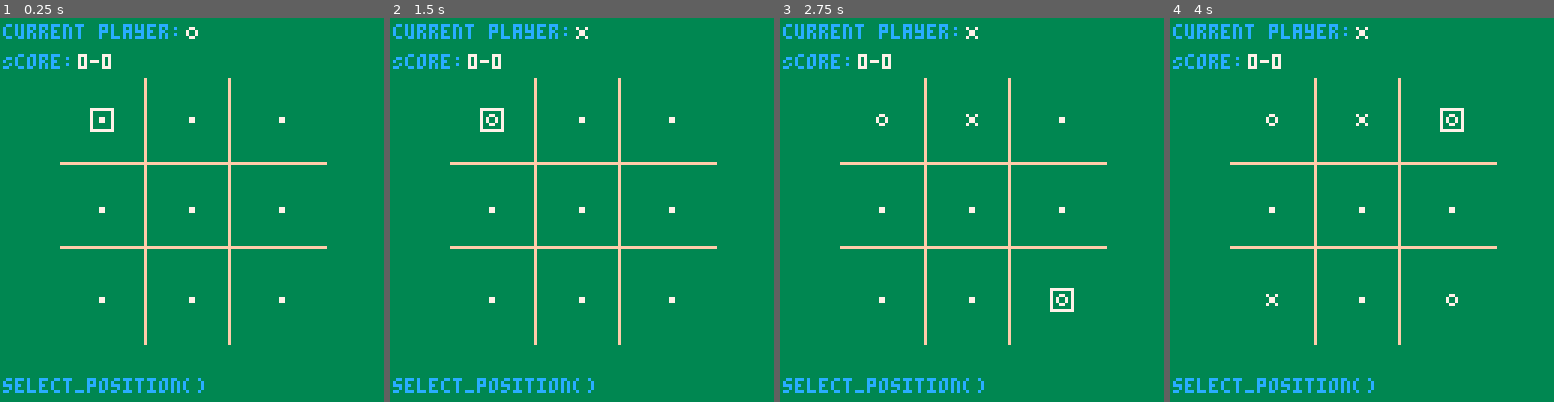
Above: before the commit, frames 1-4 (left to right).
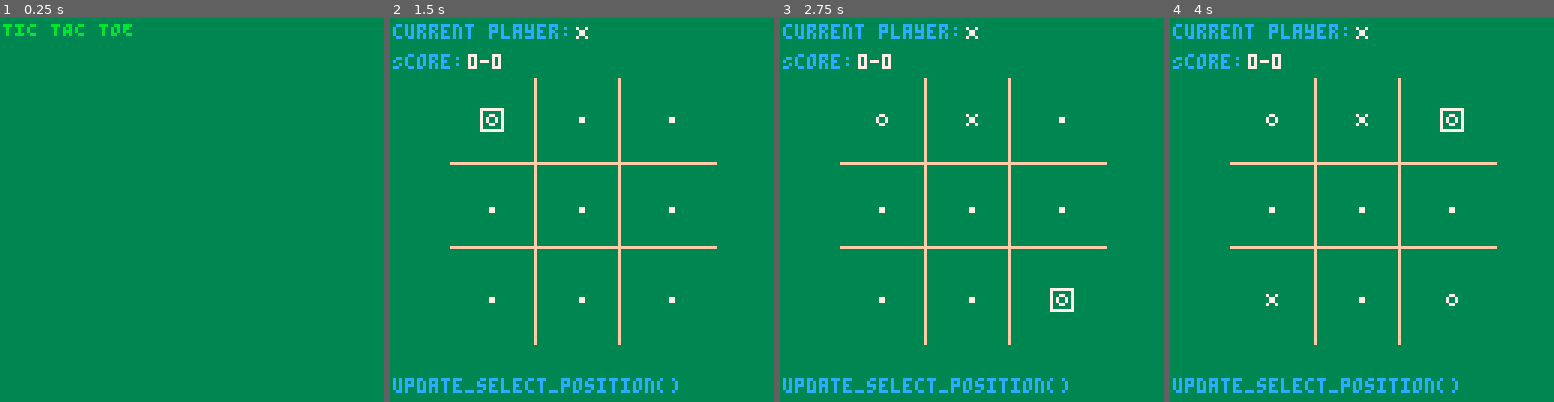
Above: after the commit, the same moments.

Repository: EmreMotan/TicTacToe
Game: PICO-8 cartridge tictactoe.p8
Same seed, same stepped clock (60 frames per second), same inputs: the game is played once before the commit and once after it.
Inputs:
- Up to frame 1 (0.25 s): no input
- Up to frame 2 (1.5 s): tap X (X key) at 0.33, 1.07 s; tap O (Z key) at 0.7 s
- Up to frame 3 (2.75 s): hold Right 1.6-2.1 s; tap O (Z key) at 1.7, 2.1, 2.5 s; tap X (X key) at 1.85 s; hold Up 2.15-2.42 s; hold Right from 2.47 s (still down)
- Up to frame 4 (4 s): tap O (Z key) at 2.9, 3.3, 3.7 s; tap X (X key) at 2.97 s; release Right at 3.03 s; hold Left 3.08-3.58 s; hold Down 3.63-3.97 s

The runs differ from the first frame. In frame 1, 4.8% of the frame differs, in the area x 0-86%, y 1-98%; in frame 2, 0.9%; in frame 3, 0.9%; in frame 4, 0.9%.

Commit message:
Improved State system; added basic title screen

Diff:
--- a/tictactoe.p8
+++ b/tictactoe.p8
@@ -33,20 +33,16 @@
          [2] = 0,
         }
 
--- states
---[[
-state_init_game
-choose_player
-state_select_position
-state_select_position
-]]
-
---global_state = state_init_game
-
 -- play music, if we got it
 -- music(0)
 
-function init_game()
+function update_init_game()
+  global_state = state_title_screen
+
+  debugmsg = 'update_init_game()'
+end
+
+function update_init_match()
   ------------------------------------------------------------------
   -- Reset Global Variables
   ------------------------------------------------------------------
@@ -66,11 +62,12 @@
   grid_selector_position = 0
 
   global_state = state_select_position
-
-  debugmsg = 'init_game()'
-end
-
-function next_player()
+  --global_state = state_title_screen
+
+  debugmsg = 'update_init_match()'
+end
+
+function update_next_player()
   --if currentplayer == -1 then currentplayer = flr(rnd(2)) + 1 -- https://pico-8.fandom.com/wiki/rnd
   if currentplayer == 1 then currentplayer = 2
   else currentplayer = 1
@@ -78,10 +75,10 @@
 
   global_state = state_select_position
 
-  debugmsg = 'next_player()'
-end
-
-function select_position()
+  debugmsg = 'update_next_player()'
+end
+
+function update_select_position()
   x = grid_selector_position
 
   ------------------------------------------------------------------
@@ -133,7 +130,7 @@
     end
 	end
 
-  debugmsg = 'select_position()'
+  debugmsg = 'update_select_position()'
 end
 
 function check_win_condition()
@@ -232,25 +229,25 @@
   return result
 end
 
-function win_screen()
+function update_win_screen()
   r = 0
   r = wait_for_any_input()
 
-  if r == 1 then global_state = state_init_game end
-end
-
-function tie_screen()
+  if r == 1 then global_state = state_init_match end
+end
+
+function update_title_screen()
   r = 0
   r = wait_for_any_input()
 
-  if r == 1 then global_state = state_init_game end
-end
-
-function title_screen()
+  if r == 1 then global_state = state_init_match end
+end
+
+function update_tie_screen()
   r = 0
   r = wait_for_any_input()
 
-  if r == 1 then global_state = state_init_game end
+  if r == 1 then global_state = state_init_match end
 end
 
 function wait_for_any_input()
@@ -273,27 +270,39 @@
 end
 
 function _init()
-  state_init_game, state_next_player, state_select_position, state_win_screen, state_tie_screen = 1, 2, 3, 4, 5
-
-  draw_funcs = {[state_init_game]=draw_main_screen,
+  state_init_match, state_init_game, state_next_player, state_select_position, state_win_screen, state_tie_screen, state_title_screen = 1, 2, 3, 4, 5, 6, 7
+
+  draw_funcs = {[state_init_game]=draw_nothing,
+                [state_init_match]=draw_main_screen,
                 [state_next_player]=draw_main_screen,
                 [state_select_position]=draw_main_screen,
                 [state_win_screen]=draw_win_screen,
-                [state_tie_screen]=draw_main_screen
+                [state_tie_screen]=draw_main_screen,
+                [state_title_screen]=draw_title_screen
               }
 
+  update_funcs = {[state_init_game]=update_init_game,
+                [state_init_match]=update_init_match,
+                [state_next_player]=update_next_player,
+                [state_select_position]=update_select_position,
+                [state_win_screen]=update_win_screen,
+                [state_tie_screen]=update_tie_screen,
+                [state_title_screen]=update_title_screen
+              }
   --_draw = _draw_main_screen()
   global_state = state_init_game
 end
 
 function _update()
-  if global_state == state_init_game then init_game()
-  elseif global_state == state_next_player then next_player()
-  elseif global_state == state_select_position then select_position()
-  elseif global_state == state_win_screen then win_screen()
-  elseif global_state == state_tie_screen then tie_screen()
-  else debugmsg = 'invalid global state!!!'
-  end
+  update_funcs[global_state]()
+
+  -- if global_state == state_init_game then update_init_game()
+  -- elseif global_state == state_next_player then update_next_player()
+  -- elseif global_state == state_select_position then update_select_position()
+  -- elseif global_state == state_win_screen then update_win_screen()
+  -- elseif global_state == state_tie_screen then update_tie_screen()
+  -- else debugmsg = 'invalid global state!!!'
+  -- end
 end
 
 --function _draw()
@@ -354,8 +363,18 @@
 
 function draw_win_screen()
   draw_main_screen()
-
-  print('this works', 1, 100, 12)
+end
+
+function draw_nothing()
+  i=1
+end
+
+
+function draw_title_screen()
+  -- clear the screen
+  rectfill(0,0,128,128,3)
+
+  print('TIC TAC TOE', 1, 1, 11)
 end
 
 function draw_main_screen_headline_text()
